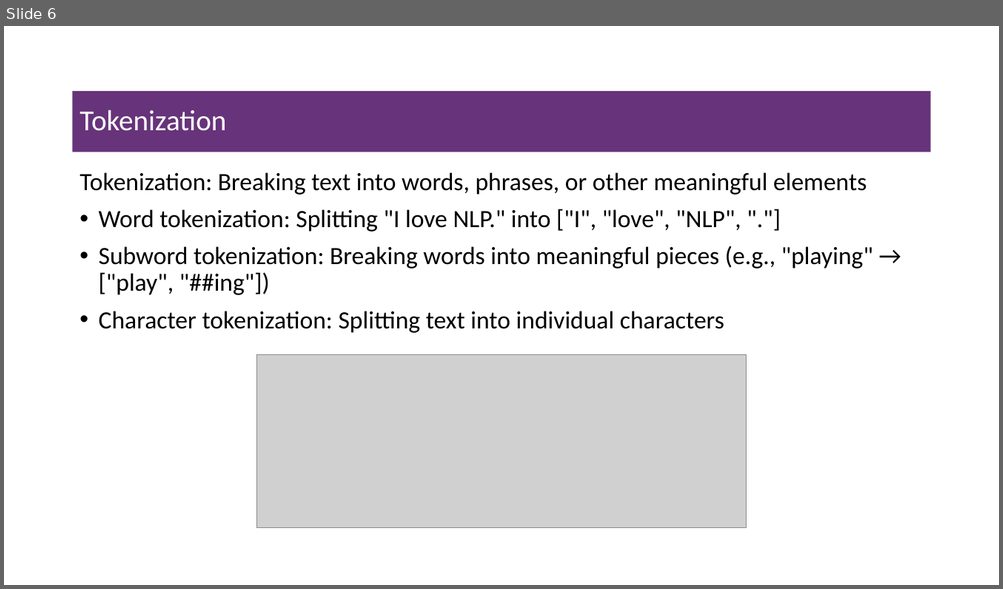
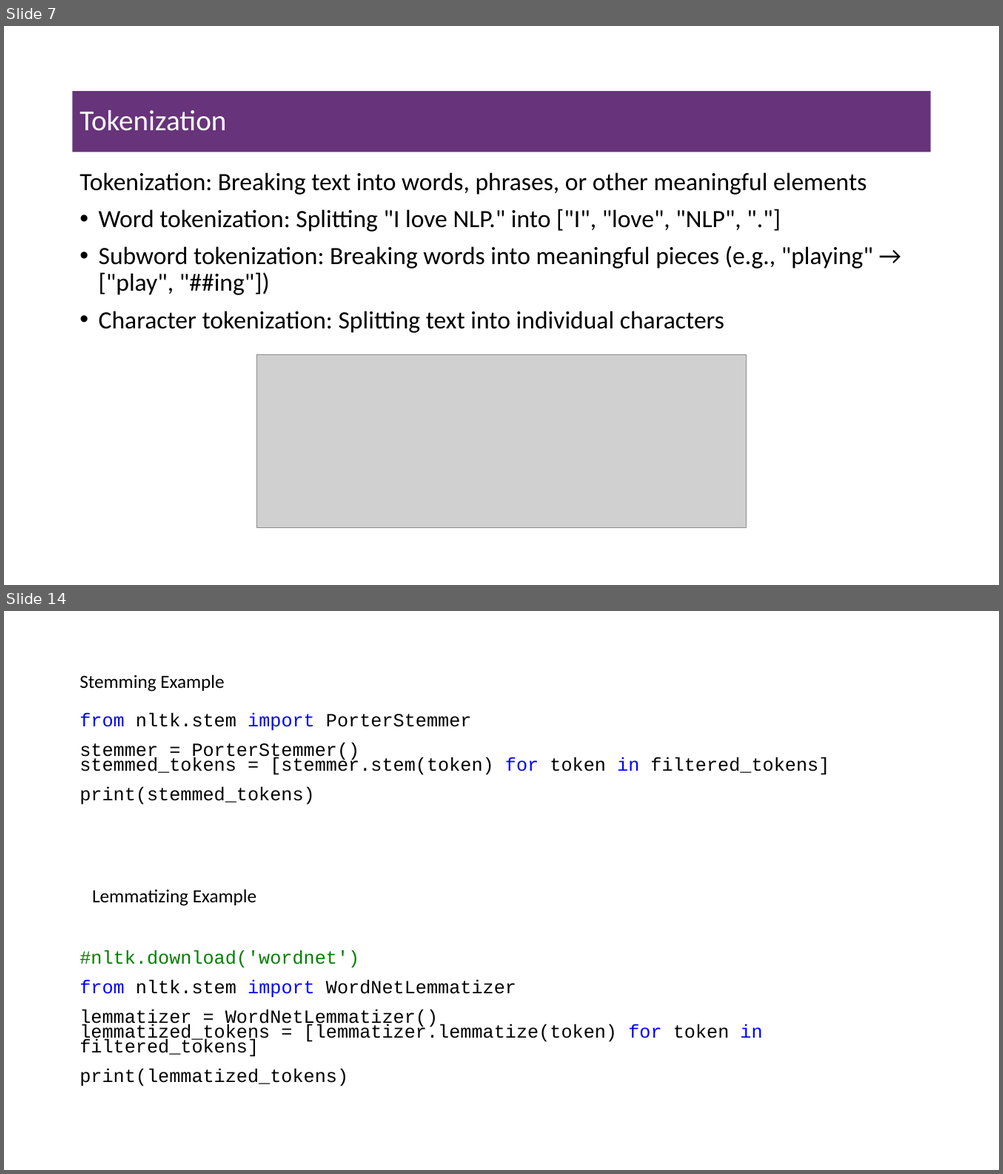
Before and after one commit to msfasha/307307-BI-Methods, a slide deck: 20242-NLP-LLM/lecture notes/Part 1 - Introduction to NLP/1-introduction to NLP.pptx. Shown one above the other, each under a label of ours: slide 6 before the commit, slides 7 and 14 after it; the slides between them are not shown. The pictures are 1003x589 and 1003x1174 pixels, drawn with LibreOffice and Linux fonts; fonts in the diff are those of the drawing; grey boxes stand for pictures; background and template pictures are left out. Boxes give left, top, right and bottom in pixels: in the first picture for what was removed or moved away, otherwise in the second. Text is boxed around its words. In the diff, an @@ line names an element or a change of style, - is before the commit and + after.

```diff
--- a/20242-NLP-LLM/lecture notes/Part 1 - Introduction to NLP/1-introduction to NLP.pptx
+++ b/20242-NLP-LLM/lecture notes/Part 1 - Introduction to NLP/1-introduction to NLP.pptx
@@ slide 14 added at (x1=4, y1=611, x2=999, y2=1170), background #FFFFFF @@
@@ text added at (x1=79, y1=675, x2=224, y2=692), 18 pt, text #000000 @@
+Stemming Example
@@ text added at (x1=79, y1=713, x2=829, y2=805), 18 pt, text #000000 @@
+from nltk.stem import PorterStemmer
+stemmer = PorterStemmer()
+stemmed_tokens = [stemmer.stem(token) for token in filtered_tokens]
+print(stemmed_tokens)
@@ text added at (x1=92, y1=889, x2=256, y2=906), 18 pt, text #000000 @@
+Lemmatizing Example
@@ text added at (x1=79, y1=950, x2=762, y2=1087), 18 pt, text #000000 @@
+#nltk.download('wordnet')
+from nltk.stem import WordNetLemmatizer
+lemmatizer = WordNetLemmatizer()
+lemmatized_tokens = [lemmatizer.lemmatize(token) for token in filtered_tokens]
+print(lemmatized_tokens)
@@ what was slide 6 is now slide 7 @@
```
Also in this commit, not shown: 1 slide changed, 22 other slides added, 7 other files.
